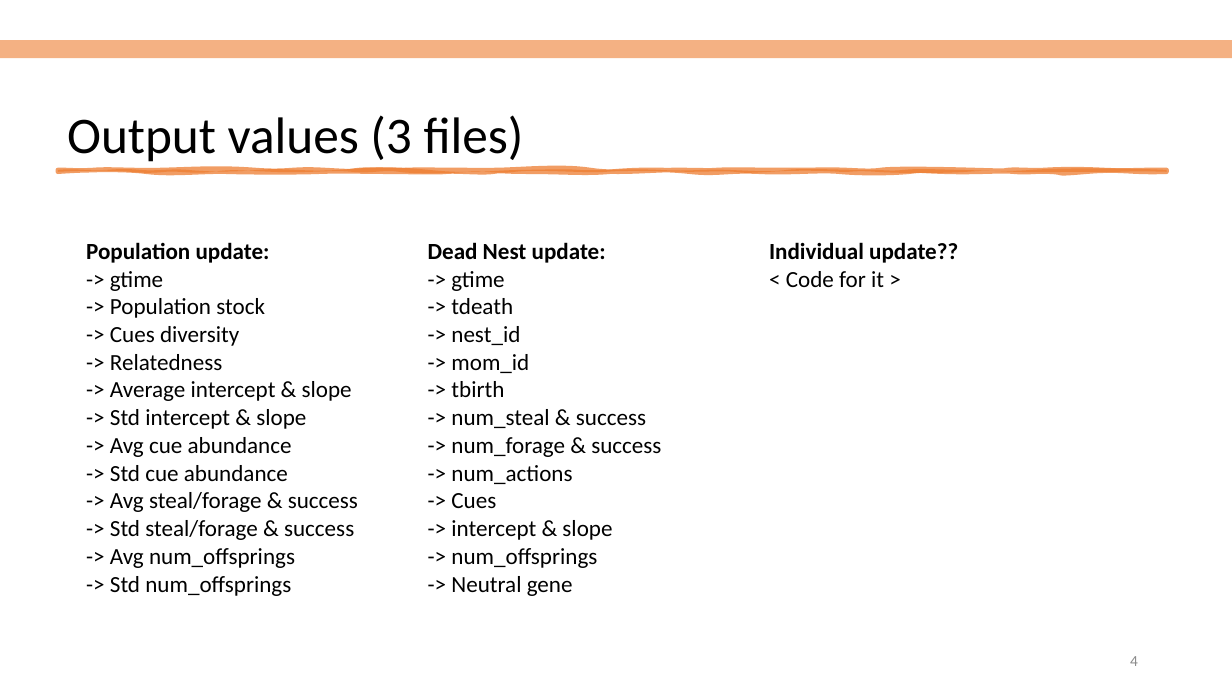
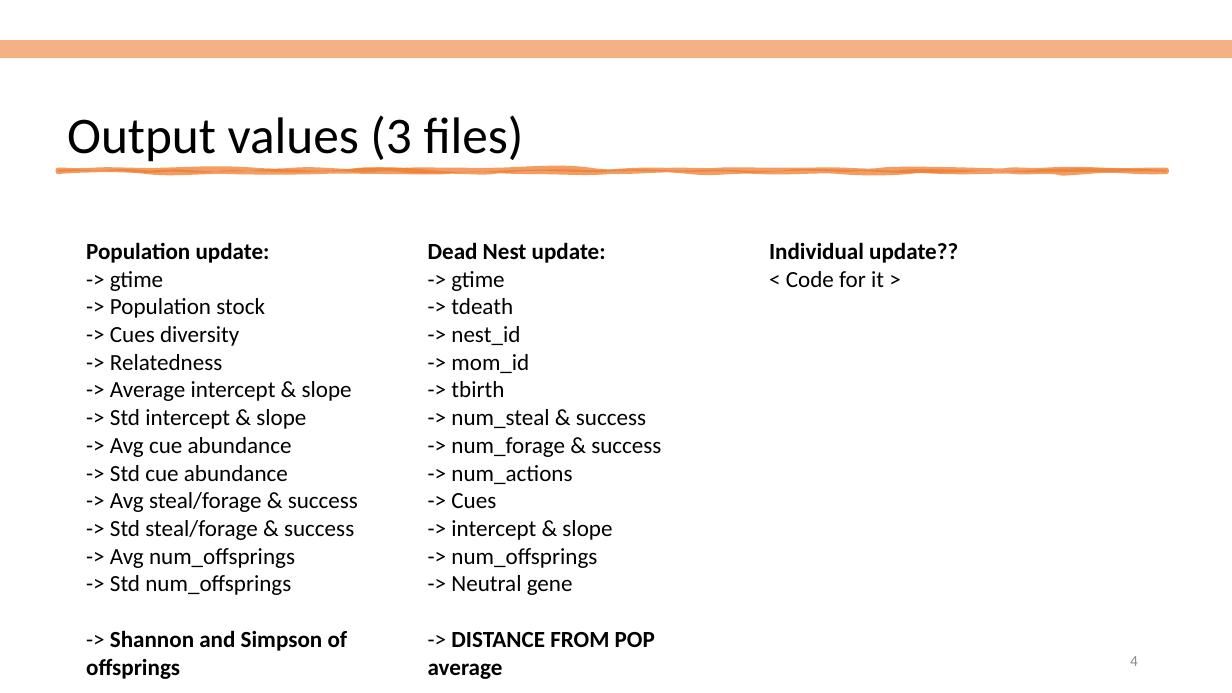
Before and after one commit to Lakshya3141/CroziersParadox, a slide deck: slide 4 of Additional/Presentations/20240626PreExplorationMeeting.pptx. Drawn at 1232x693 pixels with LibreOffice and Linux fonts; fonts in the diff are those of the drawing. Boxes give left, top, right and bottom in pixels: in the first picture for what was removed or moved away, otherwise in the second. Text is boxed around its words. In the diff, an @@ line names an element or a change of style, - is before the commit and + after.

Commit message:
Added population and parameter output
Will add dead nest and individual output after this

```diff
--- a/Additional/Presentations/20240626PreExplorationMeeting.pptx
+++ b/Additional/Presentations/20240626PreExplorationMeeting.pptx
@@ text at [86,520,354,679]: text changed @@
--> Std steal/forage & success
--> Avg num_offsprings
--> Std num_offsprings
+-> Std steal/forage & success
+-> Avg num_offsprings
+-> Std num_offsprings
+-> Shannon and Simpson of offsprings
@@ text at [428,632,655,679]: paragraph added @@
+-> DISTANCE FROM POP average
```
Also in this commit, not shown: 18 other files.
